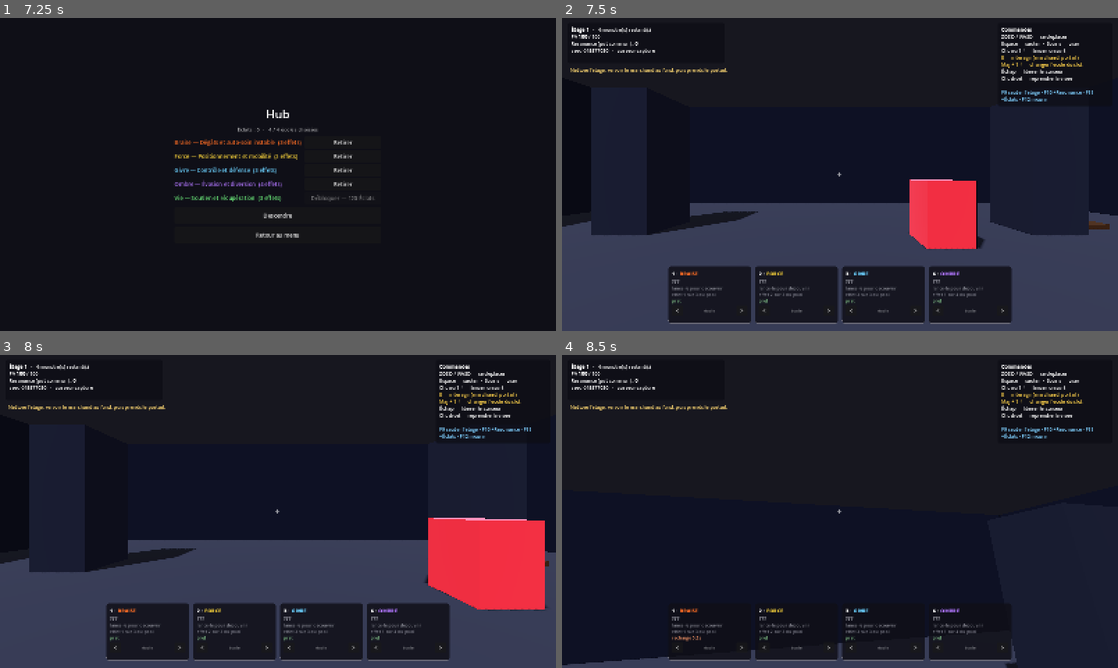
Above: before the commit, frames 1-4 (two rows, left to right).
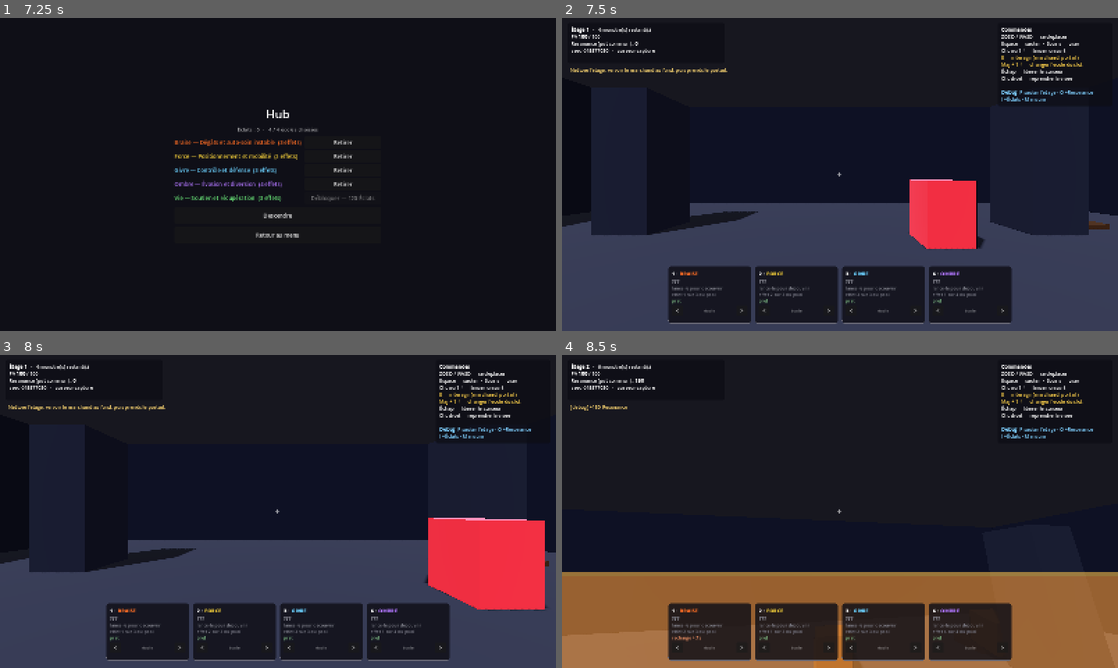
Above: after the commit, the same moments.

Repository: Treri-afk/depthcast
Game: Godot game, scene res://scenes/menu.tscn
Same seed, same stepped clock (60 frames per second), same inputs: the game is played once before the commit and once after it.
Inputs (mouse positions are in pixels of both pictures, inside the frame that each line leads up to):
- Up to frame 1 (7.25 s): click "Jouer en solo" at 0.5 s; click "Retirer" at 1.25 s; click "Choisir" at 2 s; click "Retirer" at 2.75 s; click "Choisir" at 3.5 s; click "Retirer" at 4.25 s; click "Choisir" at 5 s; click "Retirer" at 5.75 s; click "Choisir" at 6.5 s
- Up to frame 2 (7.5 s): click "Descendre" at 7.25 s
- Up to frame 3 (8 s): no input
- Up to frame 4 (8.5 s): move the mouse to (867, 511) at 8.02 s; hold W (deplacer_avant) from 8.03 s (still down); tap P at 8.1 s; click (867, 511) at 8.17 s; tap Space (sauter) at 8.27 s; tap O at 8.3 s

Frame 1 is identical in both runs. In frame 2, 0.2% of the frame differs, in the area x 79-96%, y 23-27%; in frame 3, 0.2%; in frame 4, 24%, in the area x 0-100%, y 3-100%.

Commit message:
fix: déplace les raccourcis de debug sur des lettres
Sur macOS, F1 à F12 sont captées par le système — Mission Control,
luminosité — avant d'atteindre le jeu. Elles ne déclenchaient donc rien.

P saute l'étage, O donne de la Résonance, I des Éclats, M tue. Aucune
n'est utilisée par le jeu, et toutes sont loin des touches de
déplacement : pas d'appui accidentel en plein combat.

Co-Authored-By: Claude Opus 5 <noreply@anthropic.com>

Diff:
--- a/scripts/gameplay/input/debug_commands.gd
+++ b/scripts/gameplay/input/debug_commands.gd
@@ -6,10 +6,14 @@
 ## Ils existent pour une raison précise — tester la boucle complète, notamment
 ## l'achat d'écoles au hub, sans devoir nettoyer chaque étage à la main.
 
-const SAUTER_ETAGE := KEY_F9
-const DONNER_RESONANCE := KEY_F10
-const DONNER_ECLATS := KEY_F11
-const TUER_LE_JOUEUR := KEY_F12
+# Des lettres et non des touches de fonction : sur macOS, F1 à F12 sont
+# captées par le système (Mission Control, luminosité) avant d'atteindre le jeu.
+# Ces quatre-là ne servent à rien d'autre et sont loin des touches de
+# déplacement, donc pas d'appui accidentel en plein combat.
+const SAUTER_ETAGE := KEY_P
+const DONNER_RESONANCE := KEY_O
+const DONNER_ECLATS := KEY_I
+const TUER_LE_JOUEUR := KEY_M
 
 const RESONANCE_DONNEE: int = 150
 const ECLATS_DONNES: int = 300
@@ -50,5 +54,5 @@
 func aide() -> String:
 	if not actif():
 		return ""
-	return ("[color=#7fd0ff]F9 sauter l'étage · F10 +Résonance · "
-		+ "F11 +Éclats · F12 mourir[/color]")
+	return ("[color=#7fd0ff][b]Debug[/b]  P sauter l'étage · O +Résonance\n"
+		+ "I +Éclats · M mourir[/color]")
